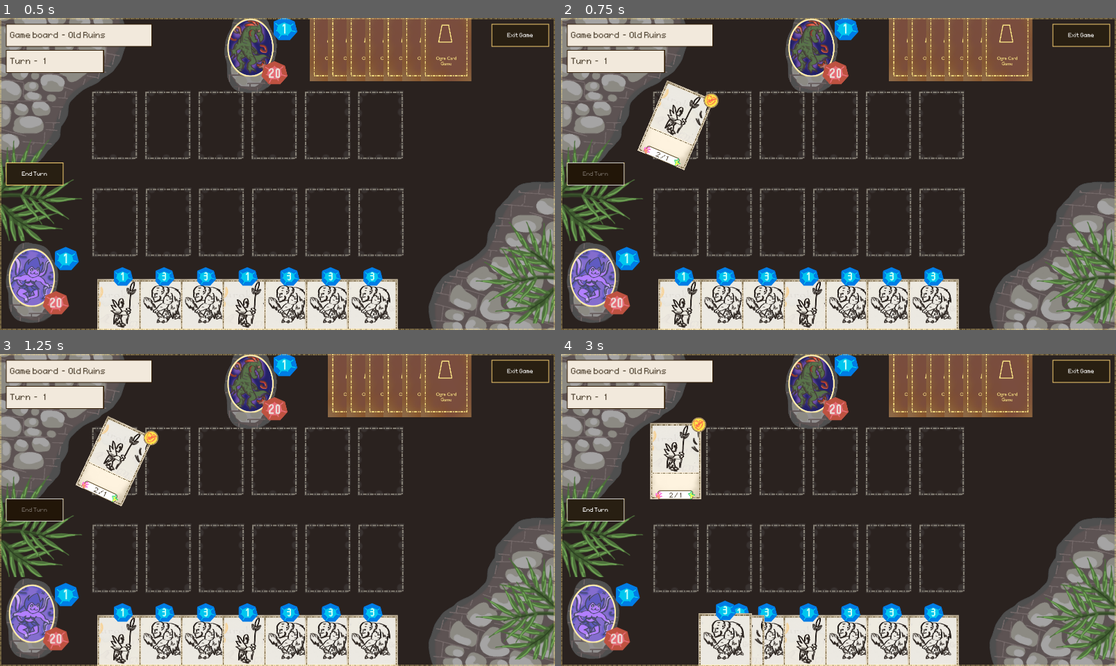
Above: before the commit, frames 1-4 (two rows, left to right).
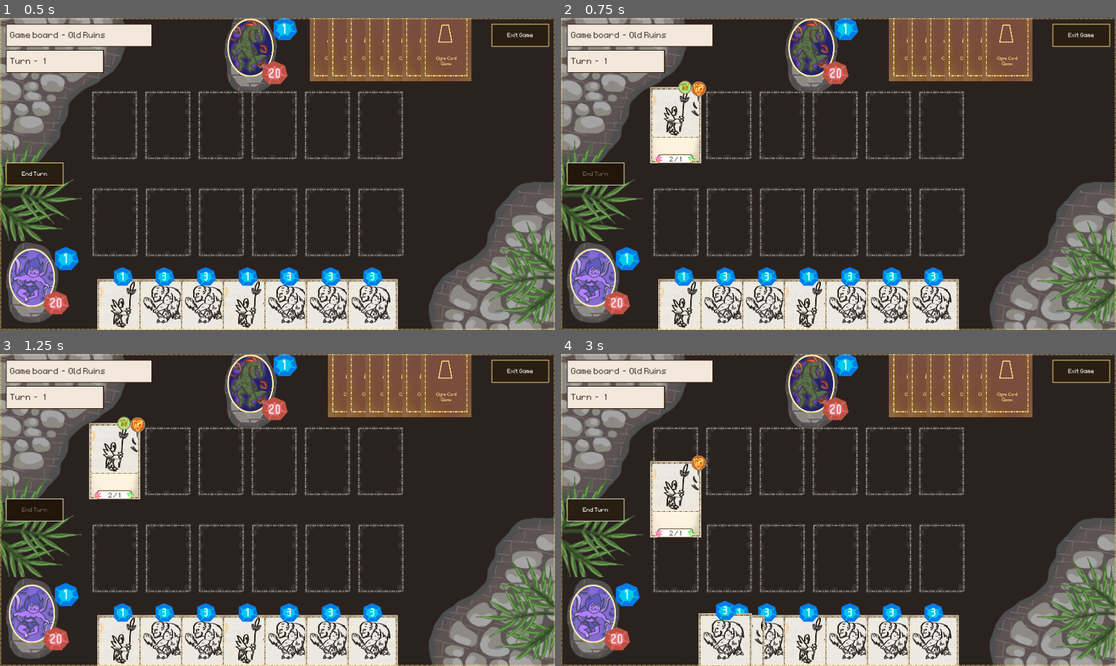
Above: after the commit, the same moments.

Repository: OttoElomaa/Godot-4-Ogre-Card-Game
Game: Godot game, scene res://GameScenes/main.tscn
Same seed, same stepped clock (60 frames per second), same inputs: the game is played once before the commit and once after it.
Inputs (mouse positions are in pixels of both pictures, inside the frame that each line leads up to):
- Up to frame 1 (0.5 s): no input
- Up to frame 2 (0.75 s): click (594, 174) at 0.5 s
- Up to frame 3 (1.25 s): no input
- Up to frame 4 (3 s): click (594, 510) at 1.25 s; click (594, 510) at 2 s; tap Enter at 2.75 s; drag from (683, 653) to (849, 653) at 2.77 s

Frame 1 is identical in both runs. In frame 2, 1.6% of the frame differs, in the area x 13-29%, y 20-49%; in frame 3, 1.7%; in frame 4, 2.9%, in the area x 16-27%, y 20-59%.

Commit message:
Enemy can attack player. Split active/passive and Traveling to different variables. Improvements to state checks etc. Player can't attack with a traveling card. Card action menu and action state switching works

Diff:
--- a/Cards/card.gd
+++ b/Cards/card.gd
@@ -12,7 +12,7 @@
 #### --> Unless "Haste/Vigilant" kind of effects
 #### ACTIVE / PASSIVE IS TRIGGERED in a right click menu on top of card
 enum CardActionStates {
-	ACTIVE, PASSIVE, RESTING
+	ACTIVE, PASSIVE, RESTING, TRAVELING
 }
 
 @export var manaCost := 0
@@ -21,12 +21,16 @@
 var damage := 0
 var health := 0
 
+@onready var stateHandler := $Frontside/ActionState
+
+var isEnemyCard := false
 var mySlot: CardSlot = null
 var myOffset := Vector2.ZERO
 
 var allowInteract := true
 var actionState: CardActionStates = CardActionStates.ACTIVE
-var isEnemyCard := false
+var isTraveling := false
+
 
 
 func _ready() -> void:
@@ -67,17 +71,7 @@
 		$Frontside.hide()
 
 
-func checkActive() -> bool:
-	if actionState == CardActionStates.ACTIVE:
-		return true
-	return false
-
-
-func checkNotResting():
-	if actionState == CardActionStates.RESTING:
-		return false
-	return true
-
+#############################################################
 
 func rest():
 	actionState = CardActionStates.RESTING
@@ -89,9 +83,71 @@
 
 
 func wake():
-	actionState = CardActionStates.ACTIVE
+	statesActive()
 	rotateRestingCard(false)
 
+########################################################
+
+func switchStates():
+	if actionState == CardActionStates.ACTIVE:
+		statesPassive()
+	elif actionState == CardActionStates.PASSIVE:
+		statesActive()
+
+
+func statesActive():
+	actionState = CardActionStates.ACTIVE
+	stateHandler.get_node("ActiveIcon").show()
+	stateHandler.get_node("PassiveIcon").hide()
+
+
+func statesPassive():
+	actionState = CardActionStates.PASSIVE
+	stateHandler.get_node("ActiveIcon").hide()
+	stateHandler.get_node("PassiveIcon").show()
+
+
+
+func toggleTraveling(enabled:bool):
+	isTraveling = enabled
+	if enabled:
+		stateHandler.get_node("TravelingIcon").show()
+	else:
+		stateHandler.get_node("TravelingIcon").hide()
+
+
+func statesTurnOffTravel() -> bool:
+	if isTraveling:
+		toggleTraveling(false)
+		return true
+	return false
+
+##################################
+
+func checkActive() -> bool:
+	if actionState == CardActionStates.ACTIVE:
+		return true
+	return false
+
+
+func checkNotResting() -> bool:
+	if actionState == CardActionStates.RESTING:
+		return false
+	return true
+
+func checkNotTraveling() -> bool:
+	if isTraveling:
+		return false
+	return true
+
+func checkValidTarget() -> bool:
+	if checkNotResting():
+		if checkActive():
+			return true
+	return false
+
+
+########################################################
 
 func checkHasLethalOn(card:Card):
 	return (damage > card.health)
--- a/Cards/card.tscn
+++ b/Cards/card.tscn
@@ -8,8 +8,10 @@
 [ext_resource type="StyleBox" path="res://PanelStyles/EmptyStyleBox.tres" id="4_w0fdq"]
 [ext_resource type="Texture2D" uid="uid://qngukrd0n58y" path="res://Art/CardComponents/card-mana-cost-indicator-texture.png" id="5_6ma8t"]
 [ext_resource type="LabelSettings" uid="uid://bujre4bd418t" path="res://Fonts/LabelSetHeaderMana.tres" id="6_u70hd"]
-[ext_resource type="Texture2D" uid="uid://xlcm32jn5w27" path="res://Art/CardComponents/card-action-state-indicator-texture-active.png" id="7_cvyu6"]
+[ext_resource type="Texture2D" uid="uid://ddcgs1oy32v0i" path="res://Art/CardComponents/card-action-state-indicator-texture-active-V2.png" id="7_gi0db"]
 [ext_resource type="Texture2D" uid="uid://cq6ndvj18kyn0" path="res://Art/CardComponents/card-action-state-indicator-frame-texture-V2.png" id="8_cvyu6"]
+[ext_resource type="Texture2D" uid="uid://ddt6oiu5vk81d" path="res://Art/CardComponents/card-action-state-indicator-texture-passive.png" id="8_gi0db"]
+[ext_resource type="Texture2D" uid="uid://c6fbvpdul76bl" path="res://Art/CardComponents/card-action-state-indicator-texture-traveling-V2.png" id="9_gi0db"]
 
 [sub_resource type="RectangleShape2D" id="RectangleShape2D_kd3xj"]
 size = Vector2(220, 330)
@@ -26,7 +28,7 @@
 "times": PackedFloat32Array(0, 0.1, 0.2, 1),
 "transitions": PackedFloat32Array(1, 1, 1, 1),
 "update": 0,
-"values": [Vector2(0, 0), Vector2(0, 80), Vector2(0, 100), Vector2(0, 0)]
+"values": [Vector2(0, 0), Vector2(0, 150), Vector2(0, 180), Vector2(0, 0)]
 }
 tracks/1/type = "value"
 tracks/1/imported = false
@@ -147,7 +149,15 @@
 scale = Vector2(0.6, 0.6)
 
 [node name="ActiveIcon" type="Sprite2D" parent="Frontside/ActionState"]
-texture = ExtResource("7_cvyu6")
+texture = ExtResource("7_gi0db")
+
+[node name="PassiveIcon" type="Sprite2D" parent="Frontside/ActionState"]
+texture = ExtResource("8_gi0db")
+
+[node name="TravelingIcon" type="Sprite2D" parent="Frontside/ActionState"]
+scale = Vector2(0.9, 0.9)
+texture = ExtResource("9_gi0db")
+offset = Vector2(-110, -10)
 
 [node name="ActionStateFrame" type="Sprite2D" parent="Frontside/ActionState"]
 texture = ExtResource("8_cvyu6")
--- a/GameScenes/battle_system.gd
+++ b/GameScenes/battle_system.gd
@@ -70,12 +70,19 @@
 
 
 func enemyPlayTurn():
+	#### PLAY CARDS FROM HAND
 	var enemyHandCards = cardsManager.getEnemyHandCards()
 	for card:Card in enemyHandCards:
 		if card.manaCost <= enemyMana:
 			var success = playEnemyCard(card)
 			if success:
 				enemyMana -= card.manaCost
+
+	#### ATTACK WITH CARDS ON BOARD
+	var enemyBoardCards = cardsManager.getEnemyBoardCards()
+	for card:Card in enemyBoardCards:
+		if card.checkNotResting() and card.checkNotTraveling():
+			handleEnemyAttackPlayer(card)
 
 
 
@@ -101,8 +108,24 @@
 
 
 #############################################################################
-
+#### PLAYER ATTACK FUNCTIONS
+
+#### TURN ON PLAYER ATTACK MODE
+func togglePlayerAttackMode(enable:bool, card:Card):
+
+	if card.checkNotResting() and card.checkNotTraveling():
+		currentAttackingCard = card
+		States.gameState = States.GameStates.ATTACK
+
+		attackLineShown = enable
+		$AttackLine.show()
+		attackLine.points[0] = card.position
+
+
+
+#### PROCESS ATTACK TARGET (ENEMY, OR ENEMY CARD)
 func handlePlayerAttack():
+
 	#### GET CARDS AT MOUSE POSITION
 	var results = main.fetchMouseOverObjects(COLLISION_MASK_CARD)
 	if results.size() > 0:
@@ -125,6 +148,14 @@
 	endAttackState()
 
 
+func handleEnemyAttackPlayer(attackCard: Card):
+	var c = attackCard
+	playerHealth -= c.damage
+	c.playAttackAnimation()
+	c.rest()
+
+
+
 func handlePlayerAttackCreature(results:Array):
 
 	var target:Card = getCollidedObject(results[0])
@@ -141,9 +172,10 @@
 	#### VALID TARGET - RESOLVE ATTACK
 	#prints("Player card targets enemy card: ", currentAttackingCard, target)
 	if main.checkSlotEnemy(target.mySlot):
-		currentAttackingCard.playAttackAnimation()
-		endAttackState()
-		resolveAttack(currentAttackingCard, target)
+		if target.checkValidTarget():
+			currentAttackingCard.playAttackAnimation()
+			endAttackState()
+			resolveAttack(currentAttackingCard, target)
 
 
 	#attackLineShown = false
@@ -172,17 +204,6 @@
 
 
 
-func togglePlayerAttackMode(enable:bool, card:Card):
-
-	if card.checkNotResting():
-		currentAttackingCard = card
-		States.gameState = States.GameStates.ATTACK
-
-		attackLineShown = enable
-		$AttackLine.show()
-		attackLine.points[0] = card.position
-
-
 ############################################################################
 
 func getCollidedObject(result):
--- a/GameScenes/cards_manager.gd
+++ b/GameScenes/cards_manager.gd
@@ -181,7 +181,8 @@
 	#### SLOT STUFF, AND TAP CARD
 	card.mySlot = slot
 	slot.toggleAvailable(false)
-	card.restAndAnimate()
+	card.toggleTraveling(true)
+	card.statesActive()
 
 
 
@@ -249,14 +250,25 @@
 
 
 func wakePlayerCards():
-	for c in $PlayerBoard.get_children():
-		c.wake()
+	for c:Card in $PlayerBoard.get_children():
+		if c.statesTurnOffTravel():
+			pass
+		else:
+			c.wake()
 
 func wakeEnemyCards():
-	for c in $EnemyBoard.get_children():
-		c.wake()
+	for c:Card in $EnemyBoard.get_children():
+		if c.statesTurnOffTravel():
+			pass
+		else:
+			c.wake()
+
 
 ####################################################
 
-func getEnemyHandCards():
+func getEnemyHandCards() -> Array:
 	return $EnemyHand.get_children()
+
+
+func getEnemyBoardCards() -> Array:
+	return $EnemyBoard.get_children()
--- a/GameScenes/main.gd
+++ b/GameScenes/main.gd
@@ -10,6 +10,8 @@
 }
 
 var boardName := "Old Ruins"
+
+var actionMenuCard: Card = null
 
 
 func _ready() -> void:
@@ -50,6 +52,7 @@
 
 	if enable:
 		if card != null:
+			actionMenuCard = card
 			$ActionMenuCanvas.offset = get_global_mouse_position() * $Camera2D.zoom.x
 			$ActionMenuCanvas.show()
 	else:
@@ -81,3 +84,8 @@
 #### USE EXIT BUTTON TO CLOSE THE GAME
 func _on_exit_button_pressed() -> void:
 	get_tree().quit()
+
+
+func _on_toggle_defend_button_pressed() -> void:
+	actionMenuCard.switchStates()
+	toggleCardActionMenu(false, null)
--- a/GameScenes/main.tscn
+++ b/GameScenes/main.tscn
@@ -350,33 +350,33 @@
 grow_vertical = 2
 theme_override_styles/panel = ExtResource("9_7ijru")
 
-[node name="Panel" type="PanelContainer" parent="ActionMenuCanvas/CardActionMenu"]
+[node name="CastPanel" type="PanelContainer" parent="ActionMenuCanvas/CardActionMenu"]
 custom_minimum_size = Vector2(150, 80)
 layout_mode = 2
 size_flags_horizontal = 0
 size_flags_vertical = 4
 theme_override_styles/panel = ExtResource("5_hys5q")
 
-[node name="Label" type="Label" parent="ActionMenuCanvas/CardActionMenu/Panel"]
+[node name="Label" type="Label" parent="ActionMenuCanvas/CardActionMenu/CastPanel"]
 texture_filter = 1
 layout_mode = 2
 text = "Cast"
 label_settings = ExtResource("6_m0cpn")
 horizontal_alignment = 1
 
-[node name="ActionButton" type="Button" parent="ActionMenuCanvas/CardActionMenu/Panel"]
+[node name="CastButton" type="Button" parent="ActionMenuCanvas/CardActionMenu/CastPanel"]
 layout_mode = 2
 theme_override_styles/hover = ExtResource("8_2brjh")
 theme_override_styles/normal = ExtResource("9_7ijru")
 
-[node name="Panel2" type="PanelContainer" parent="ActionMenuCanvas/CardActionMenu"]
+[node name="DefendPanel" type="PanelContainer" parent="ActionMenuCanvas/CardActionMenu"]
 custom_minimum_size = Vector2(150, 80)
 layout_mode = 2
 size_flags_horizontal = 4
 size_flags_vertical = 0
 theme_override_styles/panel = ExtResource("5_hys5q")
 
-[node name="Label" type="Label" parent="ActionMenuCanvas/CardActionMenu/Panel2"]
+[node name="Label" type="Label" parent="ActionMenuCanvas/CardActionMenu/DefendPanel"]
 texture_filter = 1
 layout_mode = 2
 text = "Toggle
@@ -384,7 +384,7 @@
 label_settings = ExtResource("6_m0cpn")
 horizontal_alignment = 1
 
-[node name="ActionButton" type="Button" parent="ActionMenuCanvas/CardActionMenu/Panel2"]
+[node name="ToggleDefendButton" type="Button" parent="ActionMenuCanvas/CardActionMenu/DefendPanel"]
 layout_mode = 2
 theme_override_styles/hover = ExtResource("8_2brjh")
 theme_override_styles/normal = ExtResource("9_7ijru")
@@ -392,3 +392,4 @@
 [connection signal="timeout" from="BattleSystem/EnemyTurnTimer" to="BattleSystem" method="_on_enemy_turn_timer_timeout"]
 [connection signal="pressed" from="CanvasLayer/ExitPane/Panel/ExitButton" to="." method="_on_exit_button_pressed"]
 [connection signal="pressed" from="CanvasLayer/EndTurnPane/Panel/EndTurnButton" to="BattleSystem" method="_on_end_turn_button_pressed"]
+[connection signal="pressed" from="ActionMenuCanvas/CardActionMenu/DefendPanel/ToggleDefendButton" to="." method="_on_toggle_defend_button_pressed"]
Binary file added: Art/CardComponents/card-action-state-indicator-texture-active-V2.png
Not shown, added: Art/CardComponents/card-action-state-indicator-texture-active-V2.png.import
Binary file added: Art/CardComponents/card-action-state-indicator-texture-passive.png
Not shown, added: Art/CardComponents/card-action-state-indicator-texture-passive.png.import
Binary file added: Art/CardComponents/card-action-state-indicator-texture-traveling-V2.png
Not shown, added: Art/CardComponents/card-action-state-indicator-texture-traveling-V2.png.import
Binary file added: Art/CardComponents/card-action-state-indicator-texture-traveling.png
Not shown, added: Art/CardComponents/card-action-state-indicator-texture-traveling.png.import
Not shown: 1 places in Cards/card.tscn that only renumber resources
